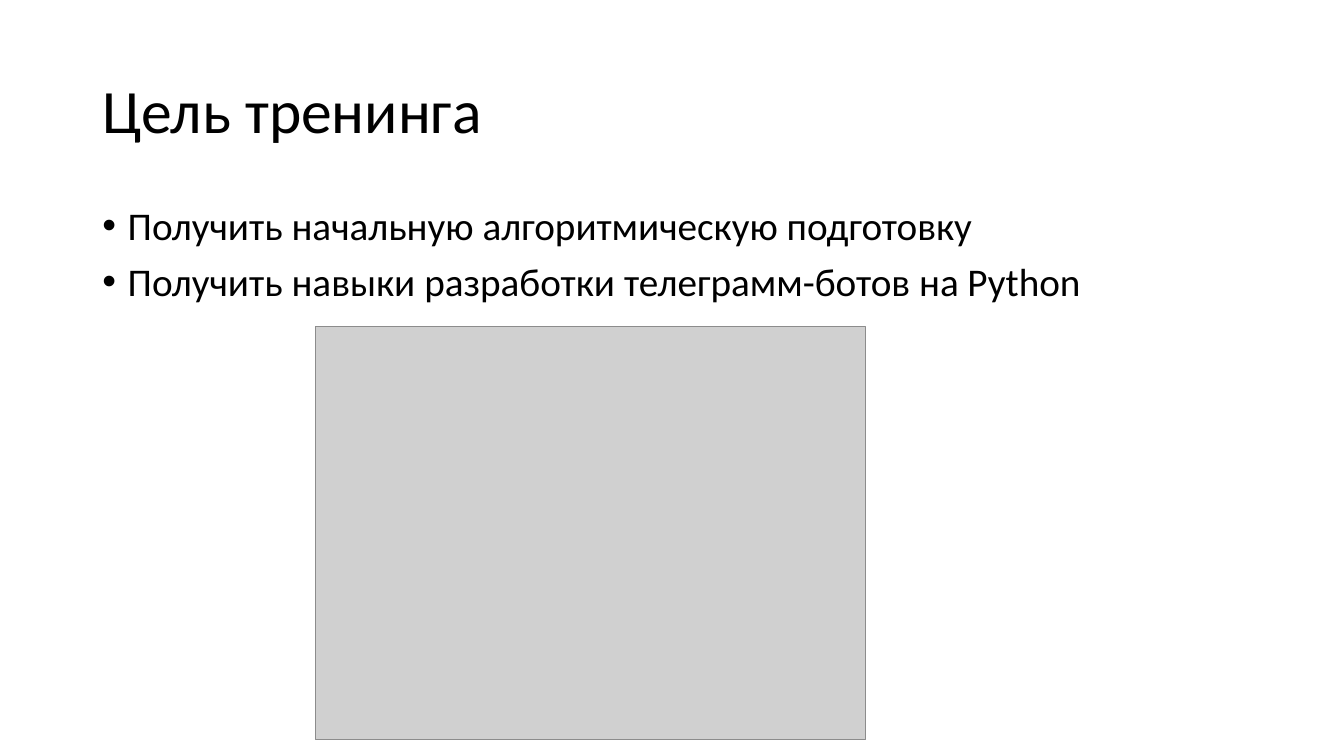
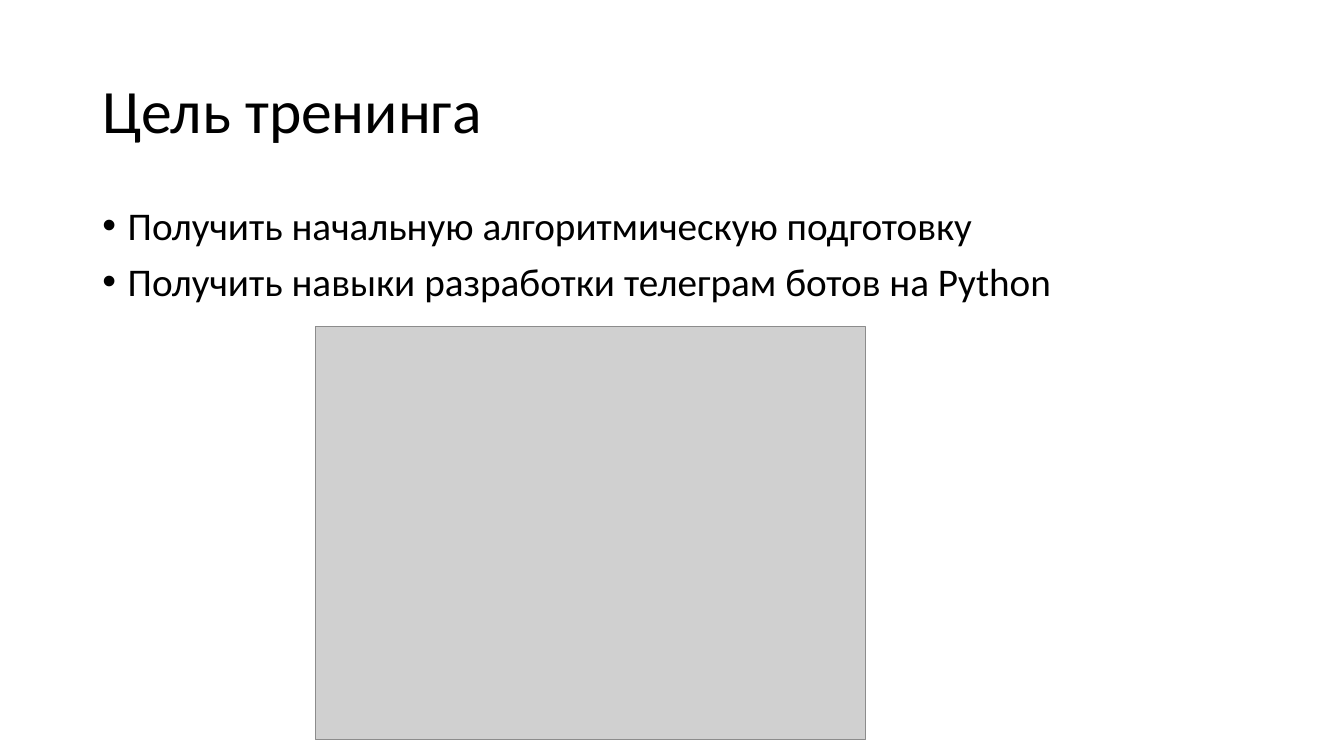
Before and after one commit to paveltsytovich/telegram-course, a slide deck: slide 2 of Presentation/Разработка ботов для телеграмм на Python.pptx. Drawn at 1344x756 pixels with LibreOffice and Linux fonts; fonts in the diff are those of the drawing; grey boxes stand for pictures. Boxes give left, top, right and bottom in pixels: in the first picture for what was removed or moved away, otherwise in the second. Text is boxed around its words. In the diff, an @@ line names an element or a change of style, - is before the commit and + after.

```diff
--- a/Presentation/Разработка ботов для телеграмм на Python.pptx
+++ b/Presentation/Разработка ботов для телеграмм на Python.pptx
@@ text at box(128, 268, 1051, 303): text changed @@
-• Получить навыки разработки телеграмм-ботов на Python
+• Получить навыки разработки телеграм ботов на Python
```
Also in this commit, not shown: 2 other slides changed.
